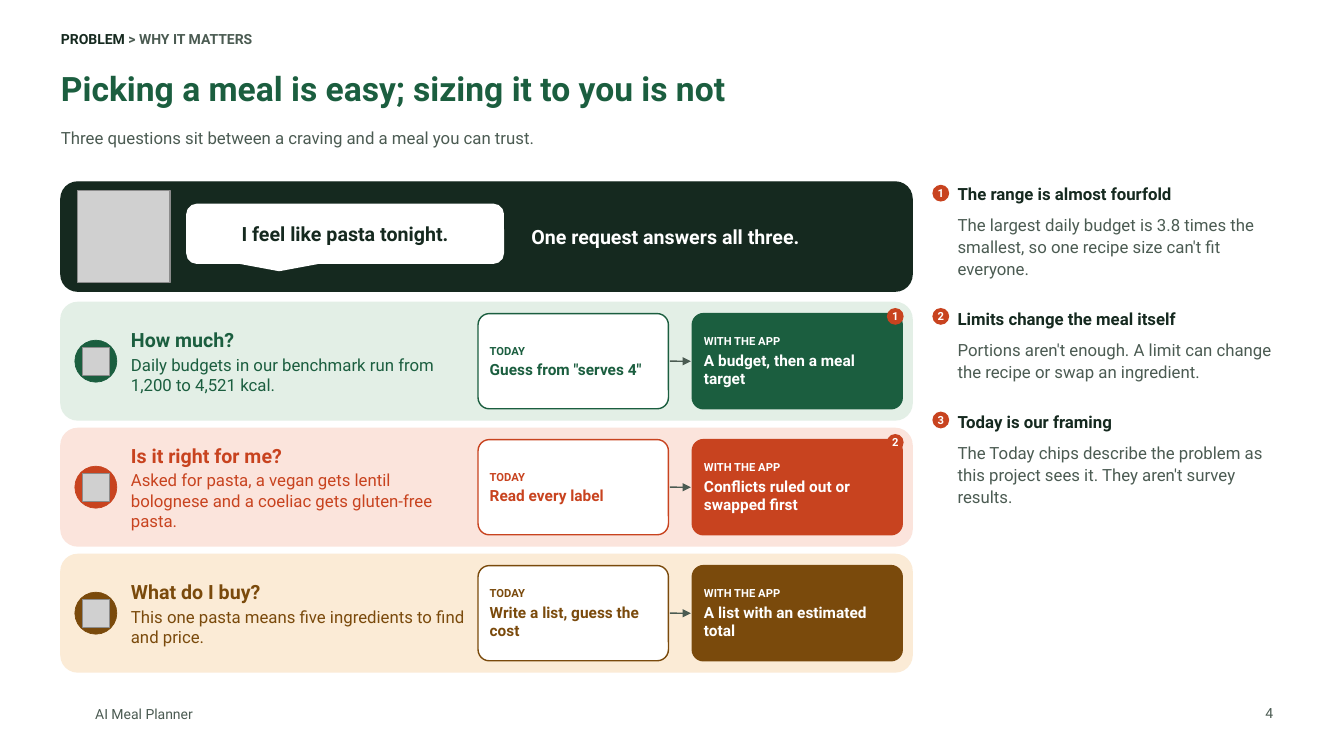
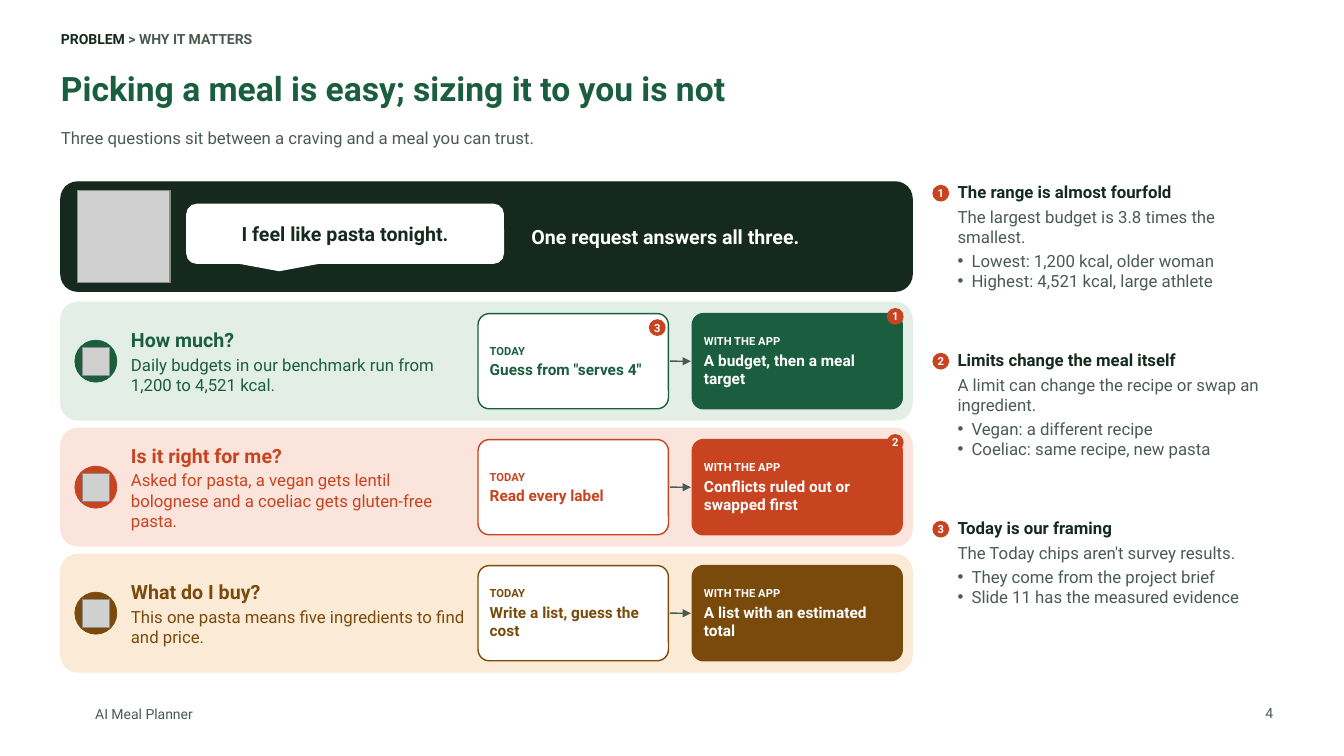
Before and after one commit to tuannm3812/ai-meal-planner, a slide deck: slide 4 of docs/showcase/ai-meal-planner-deck.pptx. Drawn at 1344x756 pixels with LibreOffice and Linux fonts; fonts in the diff are those of the drawing; grey boxes stand for pictures; background and template pictures are left out. Boxes give left, top, right and bottom in pixels: in the first picture for what was removed or moved away, otherwise in the second. Text is boxed around its words. In the diff, an @@ line names an element or a change of style, - is before the commit and + after.

```diff
--- a/docs/showcase/ai-meal-planner-deck.pptx
+++ b/docs/showcase/ai-meal-planner-deck.pptx
@@ text added at [958,185,1216,291], 12 pt, text #4B5B52 @@
+The range is almost fourfold
+The largest budget is 3.8 times the smallest.
+• Lowest: 1,200 kcal, older woman
+• Highest: 4,521 kcal, large athlete
@@ text at [958,218,1254,279]: paragraphs removed @@
-The range is almost fourfold
-The largest daily budget is 3.8 times the smallest, so one recipe size can't fit everyone.
@@ ellipse added at [649,320,666,337], fill #C8431F, 8 pt, text #FFFFFF, bold @@
+3
@@ ellipse "2": place and size @@
-ellipse "2" at [933,309,950,326]
+ellipse "2" at [933,353,950,370]
@@ text at [958,353,1175,370]: line spacing 1.1 to 1; less space between paragraphs @@
@@ text "Limits change the meal itself": place and size @@
-text "Limits change the meal itself" at [958,218,1272,503]
+text "Limits change the meal itself" at [958,353,1258,459]
@@ text at [958,378,1258,459]: text changed @@
-Portions aren't enough. A limit can change the recipe or swap an ingredient.
-Today is our framing
-The Today chips describe the problem as this project sees it. They aren't survey results.
+A limit can change the recipe or swap an ingredient.
+• Vegan: a different recipe
+• Coeliac: same recipe, new pasta
@@ ellipse "3": place and size @@
-ellipse "3" at [933,411,950,429]
+ellipse "3" at [933,521,950,538]
@@ text added at [958,521,1239,603], 12 pt, text #4B5B52 @@
+Today is our framing
+The Today chips aren't survey results.
+• They come from the project brief
+• Slide 11 has the measured evidence
```
Also in this commit, not shown: 13 other slides changed, 20 other files.
